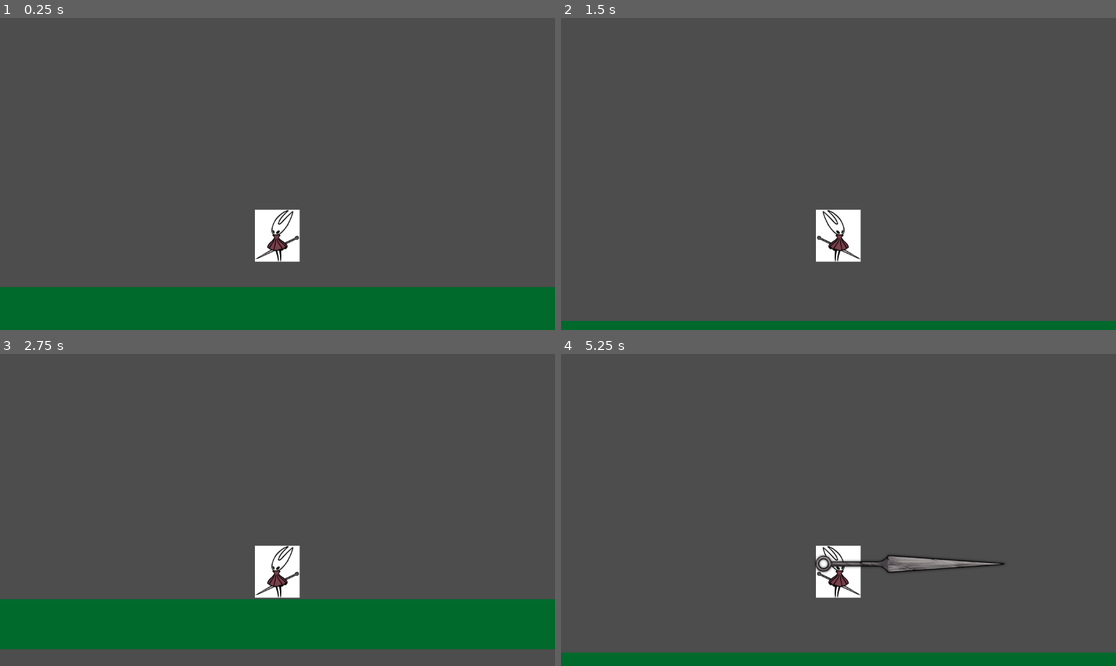
Above: before the commit, frames 1-4 (two rows, left to right).
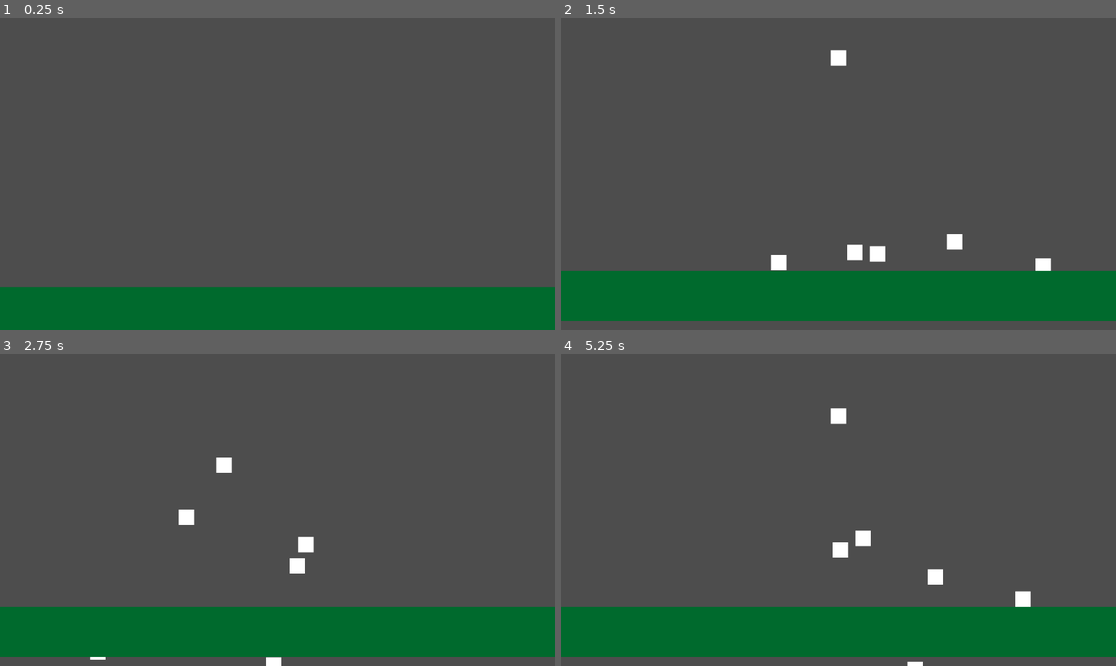
Above: after the commit, the same moments.

Repository: JamesShayler/godot-games
Game: Godot game, scene res://main.tscn
Same seed, same stepped clock (60 frames per second), same inputs: the game is played once before the commit and once after it.
Inputs:
- Up to frame 1 (0.25 s): no input
- Up to frame 2 (1.5 s): hold Right (move_right) from 0.53 s (still down); tap X (attack) at 0.6 s; tap C (jump) at 0.77 s; tap Z (bind, bound only after the commit) at 0.8, 1.35 s
- Up to frame 3 (2.75 s): tap C (jump) at 1.52 s; tap X (attack) at 1.55, 2.1 s; release Right (move_right) at 2.03 s; hold Left (move_left) from 2.03 s (still down); tap Z (bind, bound only after the commit) at 2.3 s
- Up to frame 4 (5.25 s): release Left (move_left) at 2.78 s; hold Right (move_right) 2.78-4.28 s; tap Z (bind, bound only after the commit) at 2.85, 3.8, 4.35 s; tap C (jump) at 3.02, 3.77, 4.52 s; tap X (attack) at 3.05, 3.6, 4.55, 5.1 s; hold Left (move_left) 4.28-5.03 s; hold Right (move_right) from 5.03 s (still down)

The runs differ from the first frame. In frame 1, 1.3% of the frame differs, in the area x 45-55%, y 61-79%; in frame 2, 21%, in the area x 0-100%, y 10-100%; in frame 3, 6.7%; in frame 4, 20%.

Commit message:
Updated Player Sprite and Abilites

Diff:
--- a/player.gd
+++ b/player.gd
@@ -4,12 +4,45 @@
 const SPEED = 300.0
 const JUMP_VELOCITY = -500.0
 var down = false
+var hop = 0
 @export var particle_texture = Texture
+@export var BIND_PARTICLE = Texture
 @onready var sprite = $Sprite2D
 @onready var camera = $Camera2D
 @onready var cameraLastPos = Vector2.ZERO
 
+var binding = 0.0
+var bind_particles: CPUParticles2D
+
+func _ready():
+	bind_particles = CPUParticles2D.new()
+	bind_particles.amount = 10
+	bind_particles.initial_velocity_min = 800
+	bind_particles.initial_velocity_max = 1000
+	bind_particles.gravity.y = 0
+	bind_particles.texture = BIND_PARTICLE
+	bind_particles.spread = 360
+	bind_particles.scale_amount_min = 0.5
+	bind_particles.scale_amount_max = 0.5
+	bind_particles.lifetime = 0.5
+	bind_particles.emitting = false
+	add_child(bind_particles)
+
 func _physics_process(delta: float) -> void:
+
+	if Input.is_action_just_pressed("bind"):
+		binding = 0.01  # Start timer (non-zero so it counts)
+		bind_particles.emitting = true
+
+	if binding > 0:
+		velocity = Vector2.ZERO
+		binding += delta
+		if binding > 1.5:
+			binding = 0
+			bind_particles.emitting = false
+		move_and_slide()
+		return
+
 	# Add the gravity.
 	if not is_on_floor():
 		velocity += get_gravity() * delta
@@ -23,14 +56,31 @@
 	var direction := Input.get_axis("move_left", "move_right")
 	if direction:
 		velocity.x = direction * SPEED
-		CPUParticles2D.new()
 	else:
 		velocity.x = move_toward(velocity.x, 0, SPEED)
+		sprite.position.y = 0
+		sprite.rotation = 0
 
 	if direction >= 1:
 		sprite.flip_h = true
+		if hop >= 10:
+			hop = 0
+			sprite.position.y -= 5
+			sprite.rotation_degrees = 2
+		else:
+			hop += 1
+			sprite.position.y = 0
+			sprite.rotation_degrees = -2
 	elif direction <= 0 and Input.is_action_pressed("move_left"):
 		sprite.flip_h = false
+		if hop >= 10:
+			hop = 0
+			sprite.position.y -= 5
+			sprite.rotation_degrees = -2
+		else:
+			hop += 1
+			sprite.position.y = 0
+			sprite.rotation_degrees = 2
 
 	if Input.is_action_just_pressed("attack"):
 		var slash = Area2D.new()
@@ -39,7 +89,7 @@
 		var particles = CPUParticles2D.new()
 
 		# Shape setup
-		shape.size = Vector2(100, 10)
+		shape.size = Vector2(200, 10)
 		hitbox.shape = shape
 
 		# Particle setup
@@ -49,19 +99,25 @@
 		particles.gravity.y = 0
 		particles.texture = particle_texture
 		particles.spread = 0
+		particles.scale_amount_min = 0.5
+		particles.scale_amount_max = 0.5
+		particles.lifetime = 0.1
+		particles.one_shot = true
 		particles.emitting = true
 
 		# Determine direction and offset
-		var offset = Vector2(50, 0)
+		var offset = Vector2(100, 0)
 		if sprite.flip_h:  # Facing right
 			particles.direction = Vector2(1, 0)
 			particles.angle_min = 90
 			particles.angle_max = 90
+			particles.position -= offset
 			slash.position = sprite.position + offset
 		else:  # Facing left
 			particles.direction = Vector2(-1, 0)
 			particles.angle_min = -90
 			particles.angle_max = -90
+			particles.position += offset
 			slash.position = sprite.position - offset
 
 		# Add children to slash
--- a/player.tscn
+++ b/player.tscn
@@ -1,8 +1,14 @@
-[gd_scene load_steps=5 format=3 uid="uid://cm35ijtsn6dqb"]
+[gd_scene load_steps=7 format=3 uid="uid://cm35ijtsn6dqb"]
 
-[ext_resource type="Texture2D" uid="uid://daxnxf40ondi5" path="res://OIP-764580080.jpeg" id="1_4flbx"]
 [ext_resource type="Script" uid="uid://dr0xrvoxjhwav" path="res://player.gd" id="1_onrkg"]
 [ext_resource type="Texture2D" uid="uid://dw4o2xb2qy0eh" path="res://54px-Needle_1_Needle.png" id="2_i3pqv"]
+[ext_resource type="Texture2D" uid="uid://db8s2cqfi8kyf" path="res://hornet.png" id="3_i3pqv"]
+
+[sub_resource type="Gradient" id="Gradient_i3pqv"]
+colors = PackedColorArray(1, 1, 1, 1, 1, 1, 1, 1)
+
+[sub_resource type="GradientTexture2D" id="GradientTexture2D_hqtel"]
+gradient = SubResource("Gradient_i3pqv")
 
 [sub_resource type="RectangleShape2D" id="RectangleShape2D_onrkg"]
 size = Vector2(92, 108)
@@ -10,13 +16,14 @@
 [node name="Player" type="CharacterBody2D"]
 script = ExtResource("1_onrkg")
 particle_texture = ExtResource("2_i3pqv")
+BIND_PARTICLE = SubResource("GradientTexture2D_hqtel")
 
 [node name="CollisionShape2D" type="CollisionShape2D" parent="."]
 shape = SubResource("RectangleShape2D_onrkg")
 
 [node name="Sprite2D" type="Sprite2D" parent="."]
 scale = Vector2(0.5, 0.5)
-texture = ExtResource("1_4flbx")
+texture = ExtResource("3_i3pqv")
 
 [node name="Camera2D" type="Camera2D" parent="."]
 position = Vector2(0, -128)
--- a/project.godot
+++ b/project.godot
@@ -37,3 +37,8 @@
 "events": [Object(InputEventKey,"resource_local_to_scene":false,"resource_name":"","device":-1,"window_id":0,"alt_press …(192 unchanged characters)…
 ]
 }
+bind={
+"deadzone": 0.2,
+"events": [Object(InputEventKey,"resource_local_to_scene":false,"resource_name":"","device":-1,"window_id":0,"alt_pressed":false,"shift_pressed":false,"ctrl_pressed":false,"meta_pressed":false,"pressed":false,"keycode":0,"physical_keycode":90,"key_label":0,"unicode":122,"location":0,"echo":false,"script":null)
+]
+}
Binary file removed: OIP-764580080.jpeg
Not shown, removed: OIP-764580080.jpeg.import
